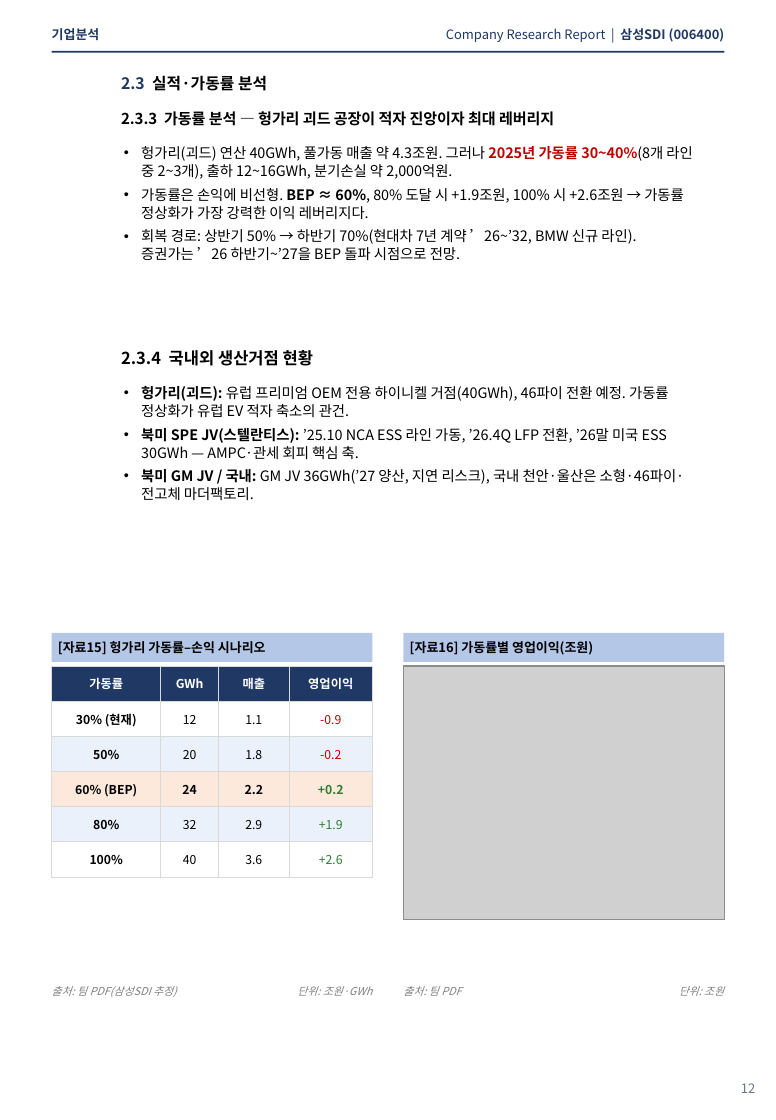
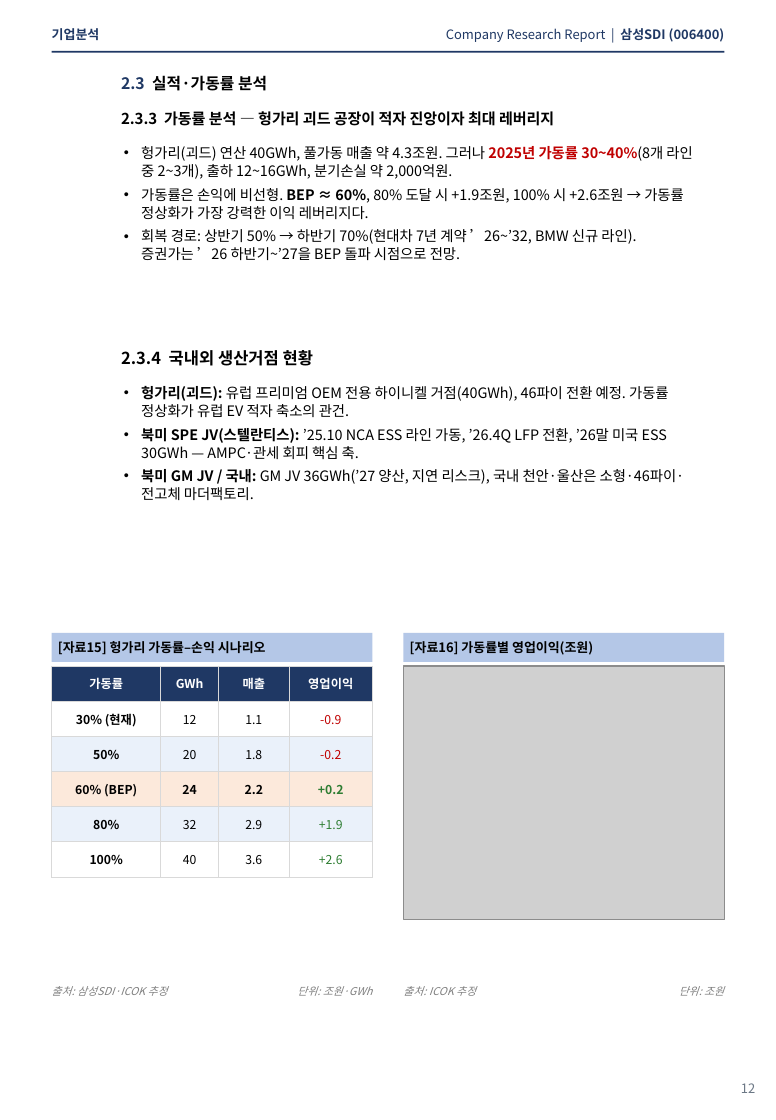
Before and after one commit to ICOKFund/Margin04, a slide deck: slide 11 of ICOK_삼성SDI_006400.pptx. Drawn at 776x1120 pixels with LibreOffice and Linux fonts; fonts in the diff are those of the drawing; grey boxes stand for pictures. Boxes give left, top, right and bottom in pixels: in the first picture for what was removed or moved away, otherwise in the second. Text is boxed around its words. In the diff, an @@ line names an element or a change of style, - is before the commit and + after.

```diff
--- a/ICOK_삼성SDI_006400.pptx
+++ b/ICOK_삼성SDI_006400.pptx
@@ text at box(52, 986, 168, 996): text changed @@
-출처: 팀 PDF(삼성SDI 추정)
+출처: 삼성SDI·ICOK 추정
@@ text at box(403, 986, 476, 996): text changed @@
-출처: 팀 PDF
+출처: ICOK 추정
```
Also in this commit, not shown: 7 other slides changed, 1 other file.
